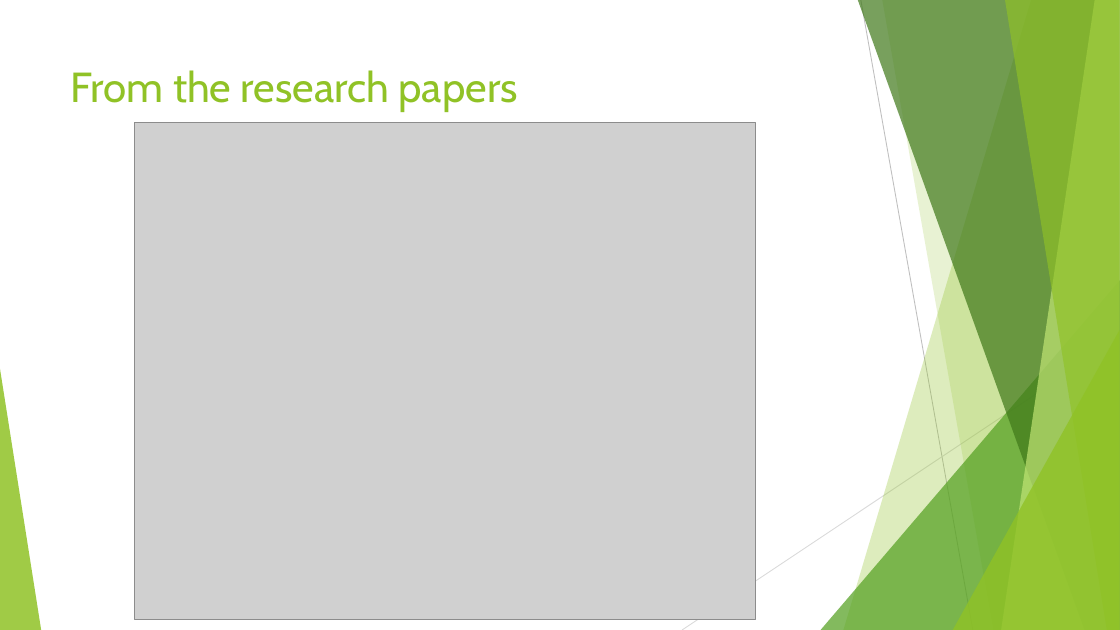
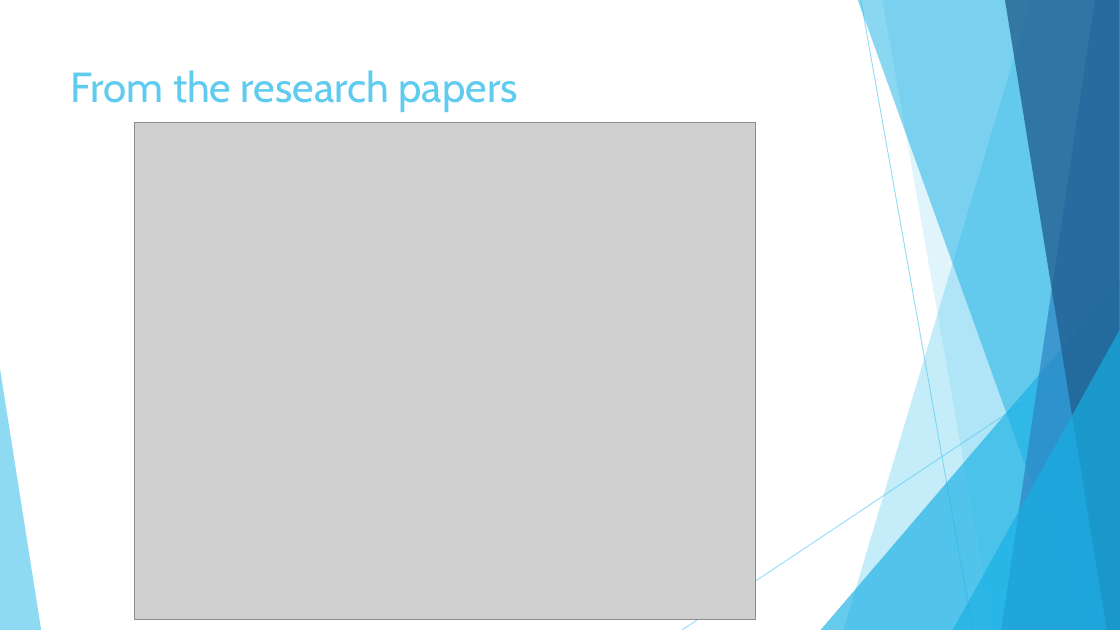
Before and after one commit to JiashuWu/NeuroGraph, a slide deck: slide 2 of Neurograph Project Presentation/Neurograph Presentation Jiashu Wu.pptx (slide 3 before the commit). Drawn at 1120x630 pixels with LibreOffice and Linux fonts; fonts in the diff are those of the drawing; grey boxes stand for pictures. Boxes give left, top, right and bottom in pixels: in the first picture for what was removed or moved away, otherwise in the second. Text is boxed around its words. In the diff, an @@ line names an element or a change of style, - is before the commit and + after.

```diff
--- a/Neurograph Project Presentation/Neurograph Presentation Jiashu Wu.pptx
+++ b/Neurograph Project Presentation/Neurograph Presentation Jiashu Wu.pptx
@@ freeform shape at (844, 0, 1120, 630): fill #90C226 at 30% opacity to #5FCBEF at 36% opacity @@
@@ freeform shape at (858, 0, 1120, 630): fill #3F7819 at 70% opacity to #17B0E4 at 50% opacity @@
@@ line (861, 0) - (973, 630): stroke #BFBFBF 0.75 pt to #5FCBEF 0.75 pt @@
@@ freeform shape at (882, 0, 1120, 630): fill #90C226 at 20% opacity to #5FCBEF at 20% opacity @@
@@ freeform shape at (1002, 0, 1120, 630): fill #C0E474 at 70% opacity to #2E83C3 at 70% opacity @@
@@ freeform shape at (1005, 0, 1120, 630): fill #90C226 at 65% opacity to #226292 at 80% opacity @@
@@ title "From the research papers" at (71, 70, 518, 112): text colour #90C226 to #5FCBEF @@
@@ triangle at (821, 280, 1120, 630): fill #54A021 at 72% opacity to #17B0E4 at 66% opacity @@
@@ line (1120, 339) - (682, 630): stroke #D9D9D9 0.75 pt to #5FCBEF 0.75 pt @@
@@ triangle at (953, 330, 1120, 630): fill #90C226 at 80% opacity to #17B0E4 at 66% opacity @@
@@ triangle at (0, 369, 41, 630): fill #90C226 at 85% opacity to #5FCBEF at 70% opacity @@
```
Also in this commit, not shown: 4 other slides changed, 4 slides added, 2 slides removed, 1 other file.
